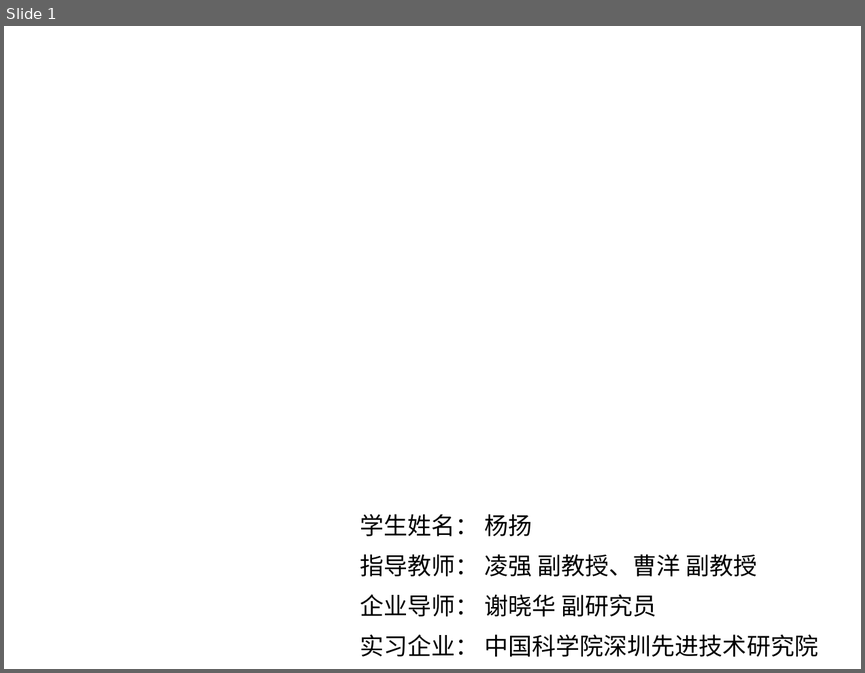
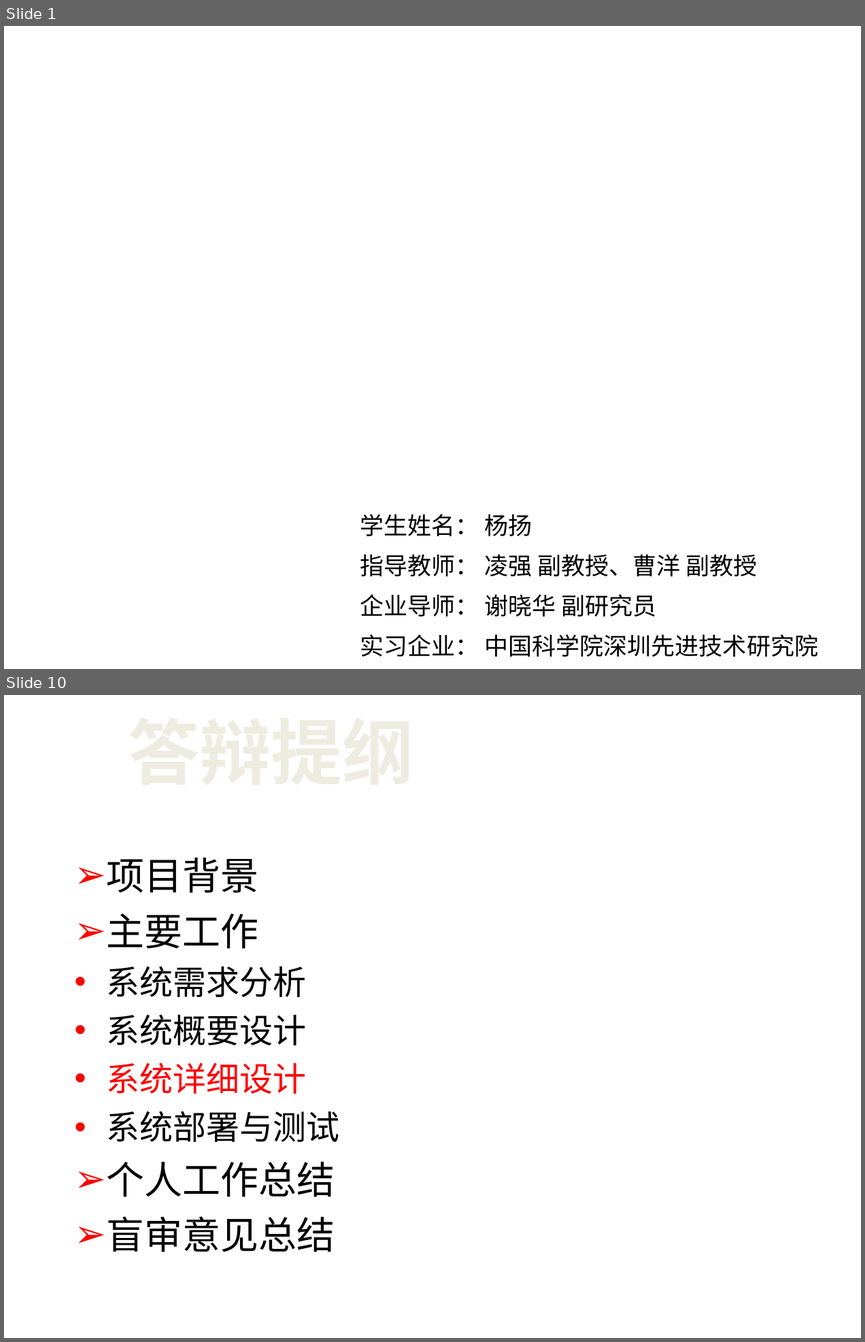
Before and after one commit to netbeen/BiyePaper, a slide deck: 答辩PPT.ppt. Shown one above the other, each under a label of ours: slide 1 before the commit, slides 1 and 10 after it; the slides between them are not shown. The pictures are 865x673 and 865x1342 pixels, drawn with LibreOffice and Linux fonts; fonts in the diff are those of the drawing; background and template pictures are left out. Boxes give left, top, right and bottom in pixels: in the first picture for what was removed or moved away, otherwise in the second. Text is boxed around its words. In the diff, an @@ line names an element or a change of style, - is before the commit and + after.

```diff
--- a/答辩PPT.ppt
+++ b/答辩PPT.ppt
@@ slide 10 added at [4,695,861,1338], background picture (left out) @@
@@ title added at [48,707,494,794], 60 pt, text #EEECE1, bold @@
+答辩提纲
@@ text added at [107,858,340,1252], 28 pt, text #000000 @@
+➢ 项目背景
+➢ 主要工作
+• 系统需求分析
+• 系统概要设计
+• 系统详细设计
+• 系统部署与测试
+➢ 个人工作总结
+➢ 盲审意见总结
```
Also in this commit, not shown: 3 slides changed, 29 other slides added, 1 slide removed, 7 other files.
